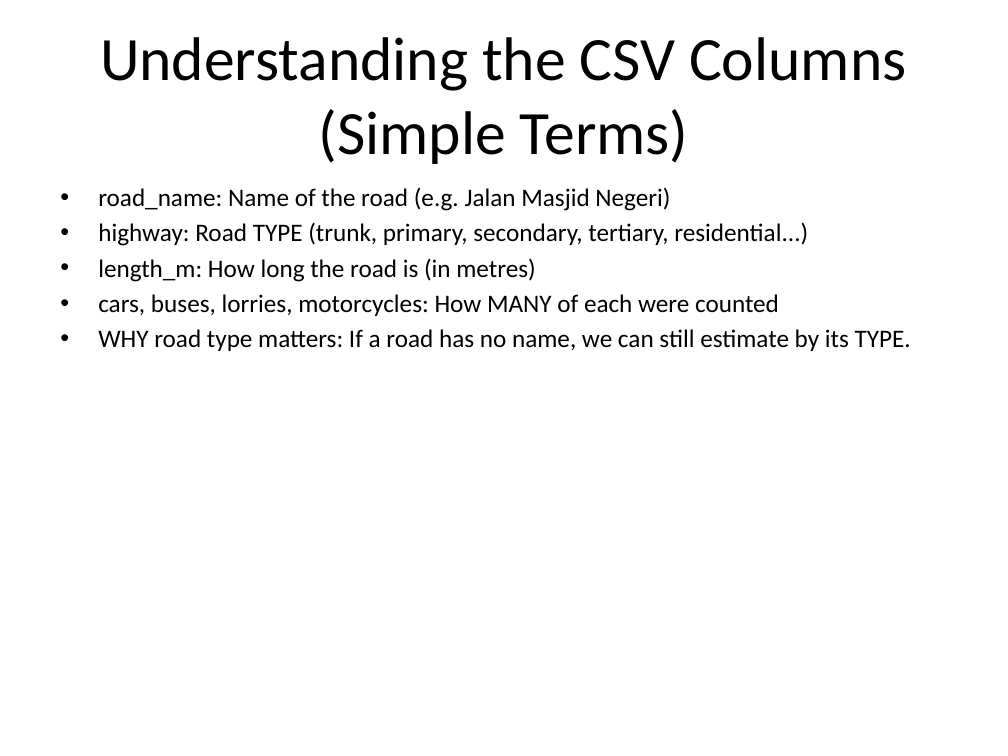
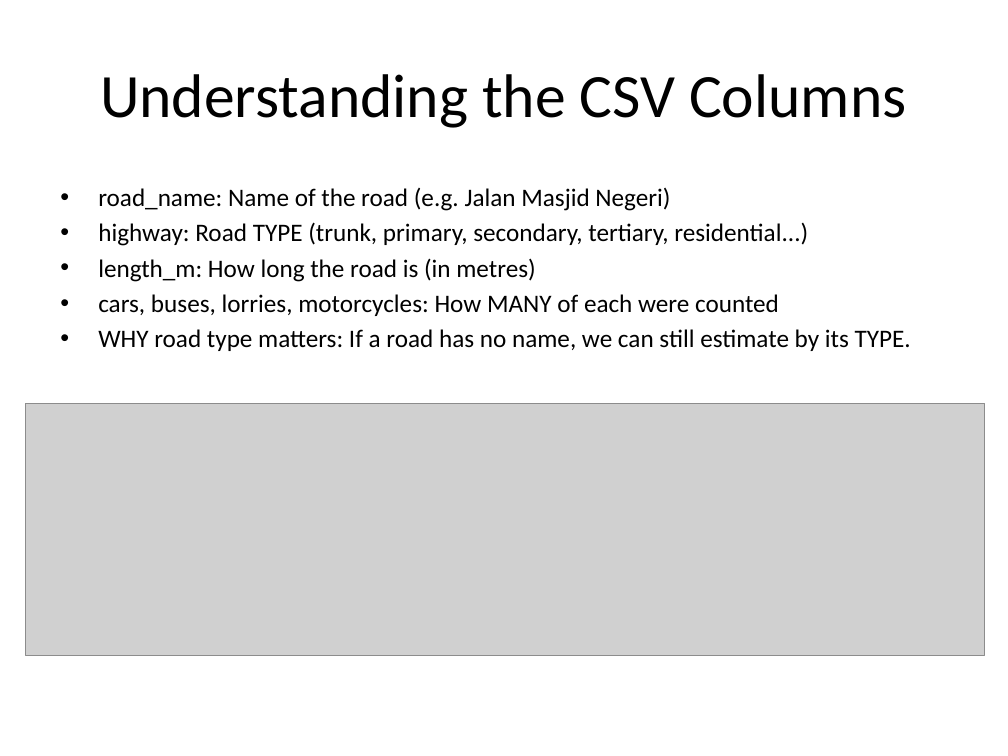
Before and after one commit to hqnghi88/PenangAir, a slide deck: slide 16 of PenangAir_Tutorial_NonProgrammer_Fixed.pptx (slide 12 before the commit). Drawn at 1008x756 pixels with LibreOffice and Linux fonts; fonts in the diff are those of the drawing; grey boxes stand for pictures. Boxes give left, top, right and bottom in pixels: in the first picture for what was removed or moved away, otherwise in the second. Text is boxed around its words. In the diff, an @@ line names an element or a change of style, - is before the commit and + after.

```diff
--- a/PenangAir_Tutorial_NonProgrammer_Fixed.pptx
+++ b/PenangAir_Tutorial_NonProgrammer_Fixed.pptx
@@ title at box(100, 74, 906, 128): text changed @@
-Understanding the CSV Columns (Simple Terms)
+Understanding the CSV Columns
@@ picture added at box(25, 403, 985, 655) @@
```
Also in this commit, not shown: 21 other slides changed, 1 slide added, 3 slides removed, 4 other files.
